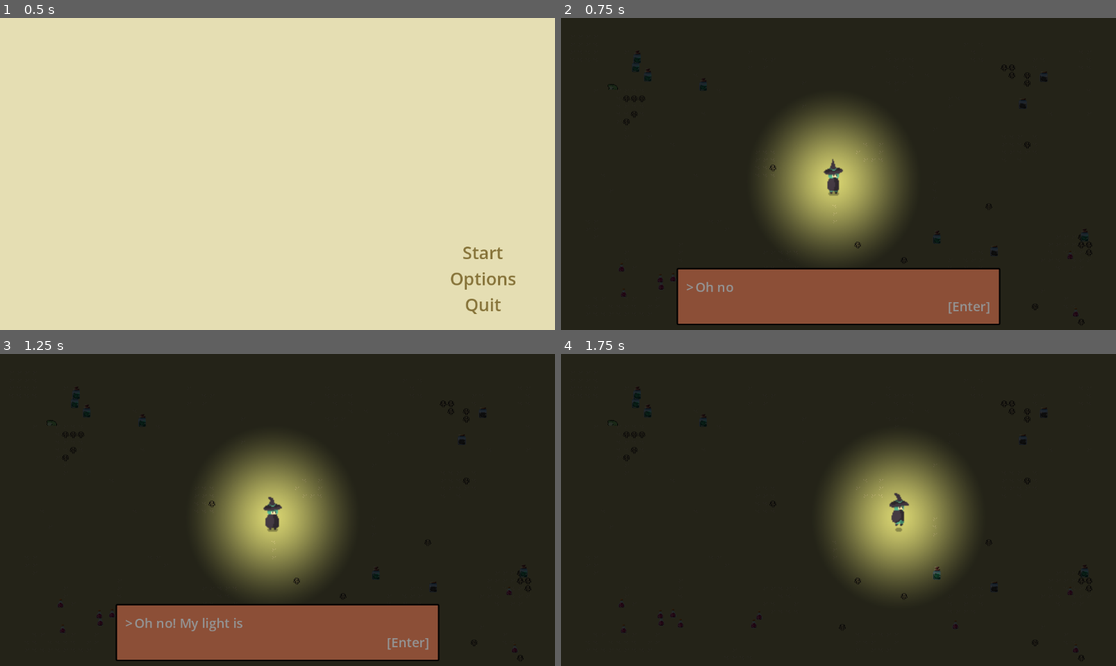
Above: before the commit, frames 1-4 (two rows, left to right).
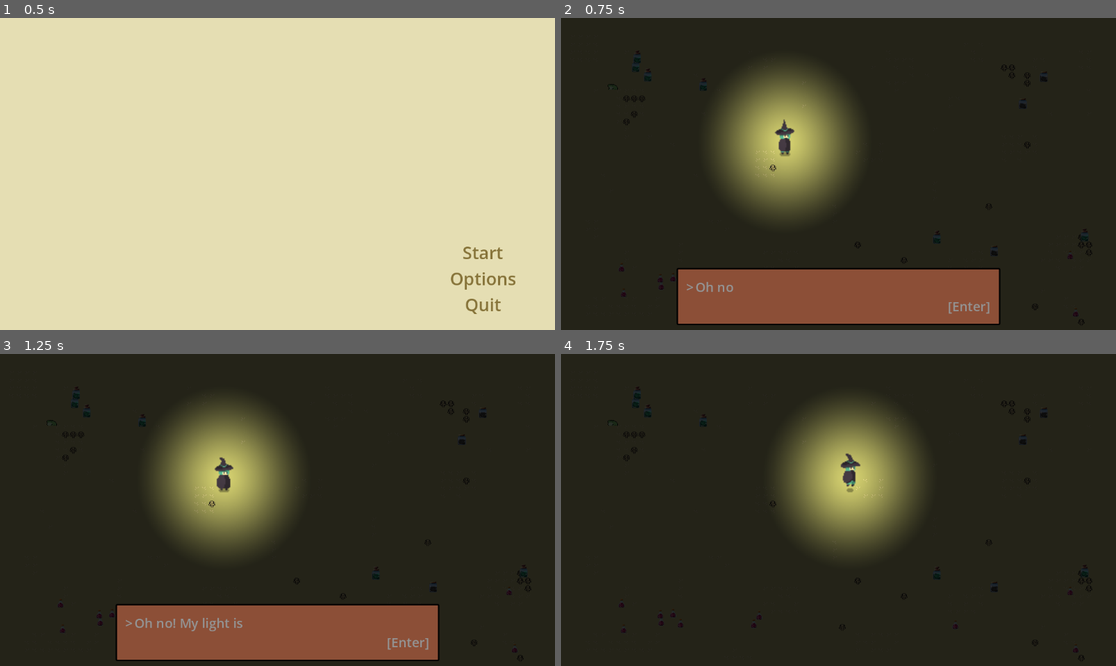
Above: after the commit, the same moments.

Repository: AnthonyDrow21/PSGameJam2024-2
Game: Godot game, scene res://Menus/MainMenu.tscn
Two runs of this game, one before a commit and one after it. Both use one fixed random seed, a clock stepped at 60 frames per second and the inputs below. Sound files missing from this copy of the repository are replaced by a short silence.
Inputs (mouse positions are in pixels of both pictures, inside the frame that each line leads up to):
- Up to frame 1 (0.5 s): no input
- Up to frame 2 (0.75 s): click "Start" at 0.5 s
- Up to frame 3 (1.25 s): no input
- Up to frame 4 (1.75 s): tap Enter (ui_accept) at 1.25, 1.52 s; move the mouse to (960, 494) at 1.27 s; hold Right (ui_right) from 1.28 s (still down); click (960, 494) at 1.42 s

Frame 1 is identical in both runs. In frame 2, 14% of the frame differs, in the area x 27-63%, y 15-77%; in frame 3, 14%; in frame 4, 14%, in the area x 39-74%, y 15-78%.

Commit message:
Crafting Menu Prototype
Started implementing a crafting menu. With the Primes (1st slot of crafting menu) button setup. Also included some assets also for the crafting menu.

Diff:
--- /dev/null
+++ b/Cauldron.gd
@@ -0,0 +1,11 @@
+extends Area2D
+
+
+# Called when the node enters the scene tree for the first time.
+func _ready():
+	pass # Replace with function body.
+
+
+# Called every frame. 'delta' is the elapsed time since the previous frame.
+func _process(delta):
+	pass
--- /dev/null
+++ b/Menus/CraftingMenu.gd
@@ -0,0 +1,14 @@
+extends Panel
+
+var ItemClass = preload("res://Elements/Item.tscn")
+var item = null
+
+# Called when the node enters the scene tree for the first time.
+func _ready():
+	if randi() % 2 == 0:
+		item = ItemClass.instantiate().with_data("pink_potion", "res://Assets/Items/Potions/Small Vial - PINK.png", "A mystical potion of unknown use.")
+		add_child(item)
+
+# Called every frame. 'delta' is the elapsed time since the previous frame.
+func _process(delta):
+	pass
--- /dev/null
+++ b/Menus/CraftingMenu.tscn
@@ -0,0 +1,149 @@
+[gd_scene load_steps=8 format=3 uid="uid://cjea1kpw0bfqb"]
+
+[ext_resource type="Script" path="res://Menus/PrimeSlot.gd" id="1_27o7h"]
+[ext_resource type="Script" path="res://Menus/Sprite2D.gd" id="2_j20pt"]
+[ext_resource type="Script" path="res://Menus/MindButton.gd" id="2_s6wq0"]
+[ext_resource type="Texture2D" uid="uid://dqi1i8bir2eh" path="res://Assets/MenuArt/MindSymbol.png" id="3_7br00"]
+[ext_resource type="Texture2D" uid="uid://b1l6ajxc2ch56" path="res://Assets/MenuArt/BodySymbol.png" id="4_r1p1j"]
+[ext_resource type="Texture2D" uid="uid://ct01b67dje3we" path="res://Assets/MenuArt/SpiritSymbol.png" id="5_tydjj"]
+
+[sub_resource type="StyleBoxFlat" id="StyleBoxFlat_ka1lp"]
+bg_color = Color(0.270588, 0.247059, 0.105882, 1)
+
+[node name="CraftingMenu" type="Control"]
+layout_mode = 3
+anchors_preset = 15
+anchor_right = 1.0
+anchor_bottom = 1.0
+offset_left = 16.0
+offset_top = 8.0
+offset_right = 16.0
+offset_bottom = 8.0
+grow_horizontal = 2
+grow_vertical = 2
+
+[node name="ColorRect" type="ColorRect" parent="."]
+layout_mode = 1
+anchors_preset = 8
+anchor_left = 0.5
+anchor_top = 0.5
+anchor_right = 0.5
+anchor_bottom = 0.5
+offset_left = -278.0
+offset_top = 156.0
+offset_right = 233.0
+offset_bottom = 306.0
+grow_horizontal = 2
+grow_vertical = 2
+color = Color(0.647059, 0.596078, 0.407843, 1)
+
+[node name="GridContainer" type="GridContainer" parent="ColorRect"]
+layout_mode = 2
+offset_left = 59.995
+offset_top = 45.0
+offset_right = 259.995
+offset_bottom = 120.0
+grow_vertical = 2
+theme_override_constants/h_separation = 10
+theme_override_constants/v_separation = 10
+columns = 4
+
+[node name="PrimeSlot" type="Panel" parent="ColorRect/GridContainer"]
+custom_minimum_size = Vector2(60, 60)
+layout_mode = 2
+theme_override_styles/panel = SubResource("StyleBoxFlat_ka1lp")
+script = ExtResource("1_27o7h")
+
+[node name="Sprite2D" type="Sprite2D" parent="ColorRect/GridContainer/PrimeSlot"]
+position = Vector2(31.005, 30)
+scale = Vector2(2, 2)
+script = ExtResource("2_j20pt")
+
+[node name="ElementSlot" type="Panel" parent="ColorRect/GridContainer"]
+custom_minimum_size = Vector2(60, 60)
+layout_mode = 2
+theme_override_styles/panel = SubResource("StyleBoxFlat_ka1lp")
+
+[node name="MetalSlot" type="Panel" parent="ColorRect/GridContainer"]
+custom_minimum_size = Vector2(60, 60)
+layout_mode = 2
+theme_override_styles/panel = SubResource("StyleBoxFlat_ka1lp")
+
+[node name="selectedItemPanel" type="Panel" parent="ColorRect"]
+layout_mode = 0
+offset_left = 320.0
+offset_top = 35.0
+offset_right = 400.0
+offset_bottom = 115.0
+
+[node name="itemLabel" type="Label" parent="ColorRect"]
+layout_mode = 0
+offset_left = 79.0
+offset_top = 109.0
+offset_right = 234.0
+offset_bottom = 159.0
+theme_override_colors/font_color = Color(0.270588, 0.247059, 0.105882, 1)
+theme_override_font_sizes/font_size = 24
+text = "The Cauldron"
+
+[node name="itemDescription" type="Label" parent="ColorRect"]
+visible = false
+layout_mode = 0
+offset_left = 100.0
+offset_top = 100.0
+offset_right = 250.0
+offset_bottom = 250.0
+theme_override_colors/font_color = Color(0.270588, 0.247059, 0.105882, 1)
+theme_override_font_sizes/font_size = 12
+text = "Lorem ipsum dolor sit amet, consectetur adipiscing elit."
+autowrap_mode = 2
+
+[node name="BrewButton" type="Button" parent="ColorRect"]
+layout_mode = 0
+offset_left = 412.0
+offset_top = 76.0
+offset_right = 465.0
+offset_bottom = 114.0
+text = "BREW"
+expand_icon = true
+
+[node name="PrimeButtons" type="Node2D" parent="ColorRect"]
+position = Vector2(66, 35)
+
+[node name="MindButton" type="Button" parent="ColorRect/PrimeButtons"]
+offset_left = 3.0
+offset_top = -11.0
+offset_right = 25.0
+offset_bottom = 10.0
+script = ExtResource("2_s6wq0")
+
+[node name="Sprite2D" type="Sprite2D" parent="ColorRect/PrimeButtons/MindButton"]
+position = Vector2(11, 8)
+scale = Vector2(0.75, 0.75)
+texture = ExtResource("3_7br00")
+
+[node name="BodyButton" type="Button" parent="ColorRect/PrimeButtons"]
+offset_left = 14.0
+offset_top = -32.0
+offset_right = 35.0
+offset_bottom = -11.0
+
+[node name="Sprite2D" type="Sprite2D" parent="ColorRect/PrimeButtons/BodyButton"]
+position = Vector2(10, 10)
+texture = ExtResource("4_r1p1j")
+
+[node name="SpiritButton" type="Button" parent="ColorRect/PrimeButtons"]
+offset_left = 25.0
+offset_top = -11.0
+offset_right = 46.0
+offset_bottom = 10.0
+
+[node name="Sprite2D" type="Sprite2D" parent="ColorRect/PrimeButtons/SpiritButton"]
+position = Vector2(11, 10)
+scale = Vector2(0.75, 0.75)
+texture = ExtResource("5_tydjj")
+
+[connection signal="pressed" from="ColorRect/PrimeButtons/MindButton" to="ColorRect/GridContainer/PrimeSlot" method="_on_mind_button_pressed"]
+[connection signal="pressed" from="ColorRect/PrimeButtons/MindButton" to="ColorRect/GridContainer/PrimeSlot/Sprite2D" method="_on_mind_button_pressed"]
+[connection signal="pressed" from="ColorRect/PrimeButtons/BodyButton" to="ColorRect/GridContainer/PrimeSlot/Sprite2D" method="_on_body_button_pressed"]
+[connection signal="pressed" from="ColorRect/PrimeButtons/SpiritButton" to="ColorRect/GridContainer/PrimeSlot/Sprite2D" method="_on_spirit_button_pressed"]
--- a/Menus/InventoryMenuSlot.gd
+++ b/Menus/InventoryMenuSlot.gd
@@ -9,6 +9,8 @@
 	if get_child_count() > 0:
 		assert(get_child_count() == 1) # should only ever have one item in the slot
 		remove_child(get_children()[0])
+
+
 
 func move_item_out_of_slot():
 	remove_child(selectedItem)
--- /dev/null
+++ b/Menus/MindButton.gd
@@ -0,0 +1,12 @@
+extends Button
+
+var buttonPressed = false
+
+# Called when the node enters the scene tree for the first time.
+func _ready():
+	pass # Replace with function body.
+
+
+# Called every frame. 'delta' is the elapsed time since the previous frame.
+func _process(delta):
+	pass
--- /dev/null
+++ b/Menus/PrimeSlot.gd
@@ -0,0 +1,14 @@
+extends Panel
+
+# Called when the node enters the scene tree for the first time.
+func _ready():
+	pass # Replace with function body.
+
+
+# Called every frame. 'delta' is the elapsed time since the previous frame.
+func _process(delta):
+	pass
+
+
+func _on_mind_button_pressed():
+	pass # Replace with function body.
--- /dev/null
+++ b/Menus/Sprite2D.gd
@@ -0,0 +1,26 @@
+extends Sprite2D
+
+var mindImage = preload("res://Assets/MenuArt/MindSymbol.png")
+var bodyImage = preload("res://Assets/MenuArt/BodySymbol.png")
+var spiritImage = preload("res://Assets/MenuArt/SpiritSymbol.png")
+
+# Called when the node enters the scene tree for the first time.
+func _ready():
+	pass # Replace with function body.
+
+
+# Called every frame. 'delta' is the elapsed time since the previous frame.
+func _process(delta):
+	pass
+
+func _on_mind_button_pressed():
+	set_texture(mindImage)
+	pass # Replace with function body.
+
+func _on_body_button_pressed():
+	set_texture(bodyImage)
+	pass # Replace with function body.
+
+func _on_spirit_button_pressed():
+	set_texture(spiritImage)
+	pass # Replace with function body.
--- a/World.gd
+++ b/World.gd
@@ -1,6 +1,9 @@
 extends Node2D
 
 var ItemDrop = preload("res://Elements/ItemDrop.tscn")
+
+var CRAFTING_MENU = preload("res://Menus/CraftingMenu.tscn").instantiate()
+var inCraftingMenu = false
 
 var INVENTORY_MENU = preload("res://Menus/InventoryMenu.tscn").instantiate()
 var inInventoryMenu = false
@@ -20,6 +23,9 @@
 	$Player/CharacterBody2D/PointLight2D.connect("game_over", on_game_over)
 	add_menu(INVENTORY_MENU)
 	INVENTORY_MENU.hide()
+
+	add_menu(CRAFTING_MENU)
+	CRAFTING_MENU.hide()
 
 	add_menu(PAUSE_MENU)
 	PAUSE_MENU.toggle_pause.connect(on_pause_toggled)
@@ -50,10 +56,14 @@
 			if not inInventoryMenu:
 				INVENTORY_MENU.prepare_for_show()
 				INVENTORY_MENU.show()
+				CRAFTING_MENU.show()
 				inInventoryMenu = true
+				inCraftingMenu = true
 			else:
 				INVENTORY_MENU.hide()
+				CRAFTING_MENU.hide()
 				inInventoryMenu = false
+				inCraftingMenu = false
 
 func on_pause_toggled(is_paused):
 	if not is_paused:
--- a/World.tscn
+++ b/World.tscn
@@ -26,7 +26,7 @@
 grow_vertical = 2
 
 [node name="Player" parent="." instance=ExtResource("1_ll608")]
-position = Vector2(567, 333)
+position = Vector2(466, 251)
 
 [node name="Frog" parent="." instance=ExtResource("3_65jqr")]
 light_mask = 2
Binary file added: Assets/Items/Clues/AquaRegiaHintImage.png
Not shown, added: Assets/Items/Clues/AquaRegiaHintImage.png.import
Binary file added: Assets/MenuArt/BodySymbol.png
Not shown, added: Assets/MenuArt/BodySymbol.png.import
Binary file added: Assets/MenuArt/BunsenBurner.png
Not shown, added: Assets/MenuArt/BunsenBurner.png.import
Binary file added: Assets/MenuArt/MindSymbol.png
Not shown, added: Assets/MenuArt/MindSymbol.png.import
Binary file added: Assets/MenuArt/SpiritSymbol.png
Not shown, added: Assets/MenuArt/SpiritSymbol.png.import
